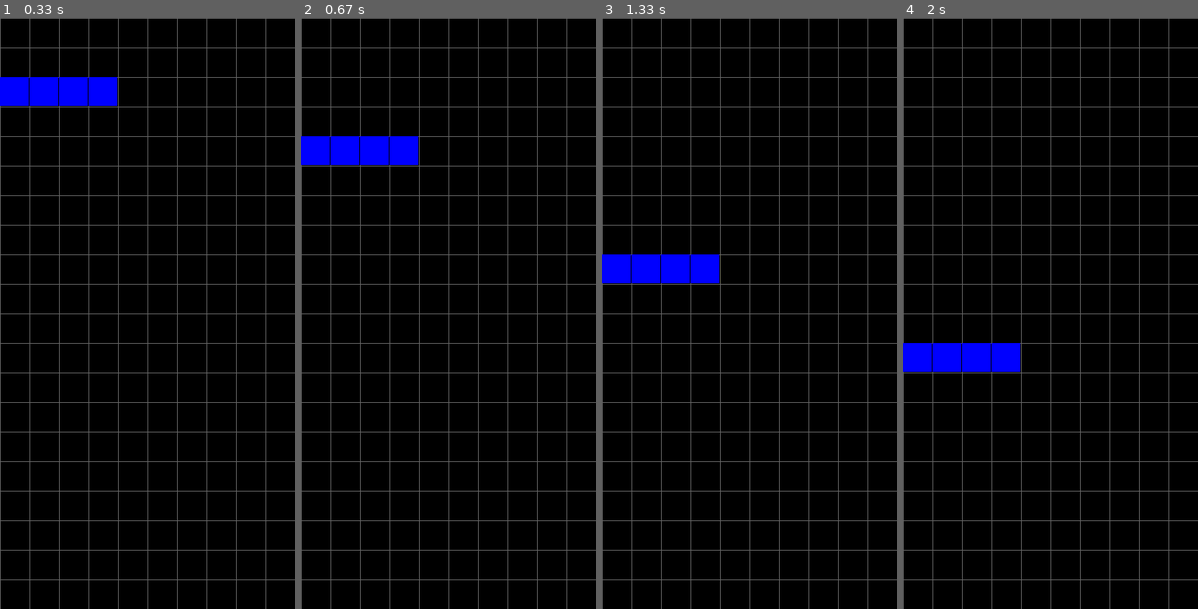
Above: before the commit, frames 1-4 (left to right).
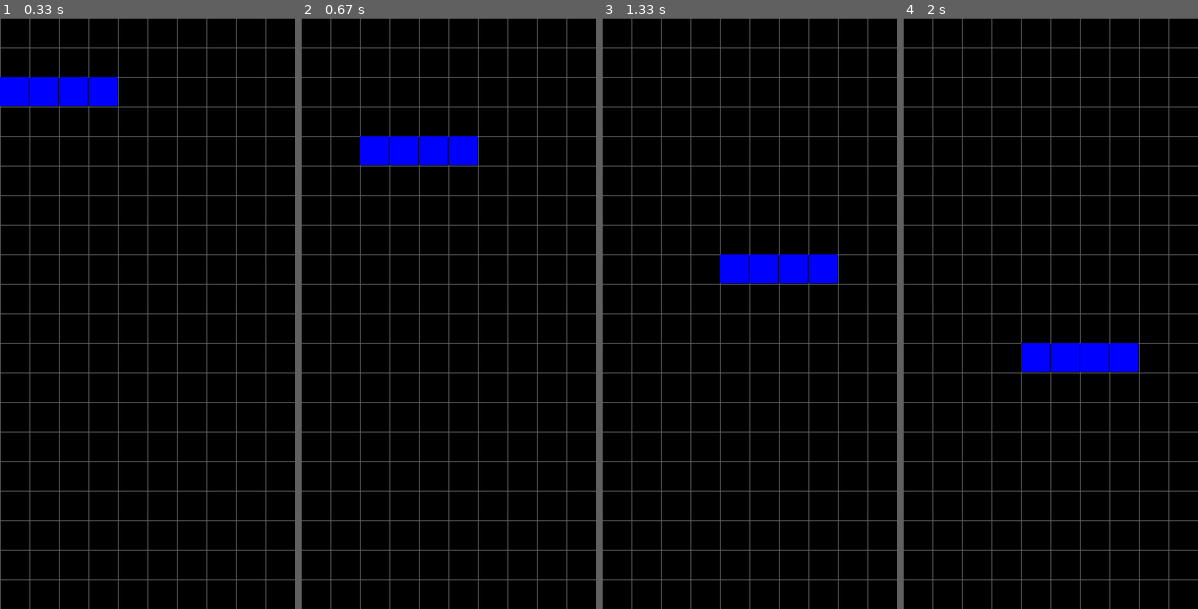
Above: after the commit, the same moments.

Repository: MrGio7/Tetris-pygame
Game: pygame game, started from main.py
Same seed, same stepped clock (60 frames per second), same inputs: the game is played once before the commit and once after it.
Inputs:
- Up to frame 1 (0.33 s): no input
- Up to frame 2 (0.67 s): hold Right from 0.33 s (still down)
- Up to frame 3 (1.33 s): release Right at 0.8 s; hold Up 0.83-1.13 s; hold Right from 1.17 s (still down)
- Up to frame 4 (2 s): release Right at 1.63 s; hold Left from 1.67 s (still down)

Frame 1 is identical in both runs. In frame 2, 1.9% of the frame differs, in the area x 0-60%, y 20-25%; in frame 3, 3.8%, in the area x 0-80%, y 40-45%; in frame 4, 3.8%.

Commit message:
break point

Diff:
--- a/blocks.py
+++ b/blocks.py
@@ -1,11 +1,13 @@
 import pygame
+from pygame.constants import K_LEFT, K_RIGHT, K_UP
 from window import Window
 
 class Blocks(Window):
     def __init__(self):
         super().__init__()
         self.blocks = []
-        self.block1 = []
+        self.block_I = []
+        self.block_I_1 = []
         self.block2 = []
         self.block3 = []
         self.block4 = []
@@ -16,9 +18,11 @@
 
     def block_init(self):
         for i in range(4):
-            loc = [i*self.width/self.columns, self.height/self.rows]
-            self.block1.append(loc)
-        self.blocks.append(self.block1)
+            I = [i*self.width/self.columns, self.height/self.rows]
+            self.block_I.append(I)
+            I_1 = [self.width/self.columns, i*self.height/self.rows]
+            self.block_I_1.append(I_1)
+        self.blocks.append(self.block_I)
 
     def block_draw(self):
         for obj in self.blocks:
@@ -26,8 +30,24 @@
                 pygame.draw.rect(self.screen, self.BLUE, [ch[0], ch[1], self.size - 1, self.size - 1], width=0)
 
     def block_drop(self):
+        key = pygame.key.get_pressed()
+
         self.update += 1
         if self.update > 10:
+            if key[K_LEFT]:
+                for obj in self.blocks:
+                    for ch in obj:
+                        ch[0] -= self.size
+
+            if key[K_RIGHT]:
+                for obj in self.blocks:
+                    for ch in obj:
+                        ch[0] += self.size
+
+            if key[K_UP]:
+                pass
+
+
             for obj in self.blocks:
                 for ch in obj:
                     if ch[1] < self.height - self.size:
--- a/main.py
+++ b/main.py
@@ -18,7 +18,6 @@
 
     pygame.display.set_caption("Tetris By MrGio7")
 
-
     blocks.draw_bg()
     blocks.block_draw()
     blocks.block_drop()
